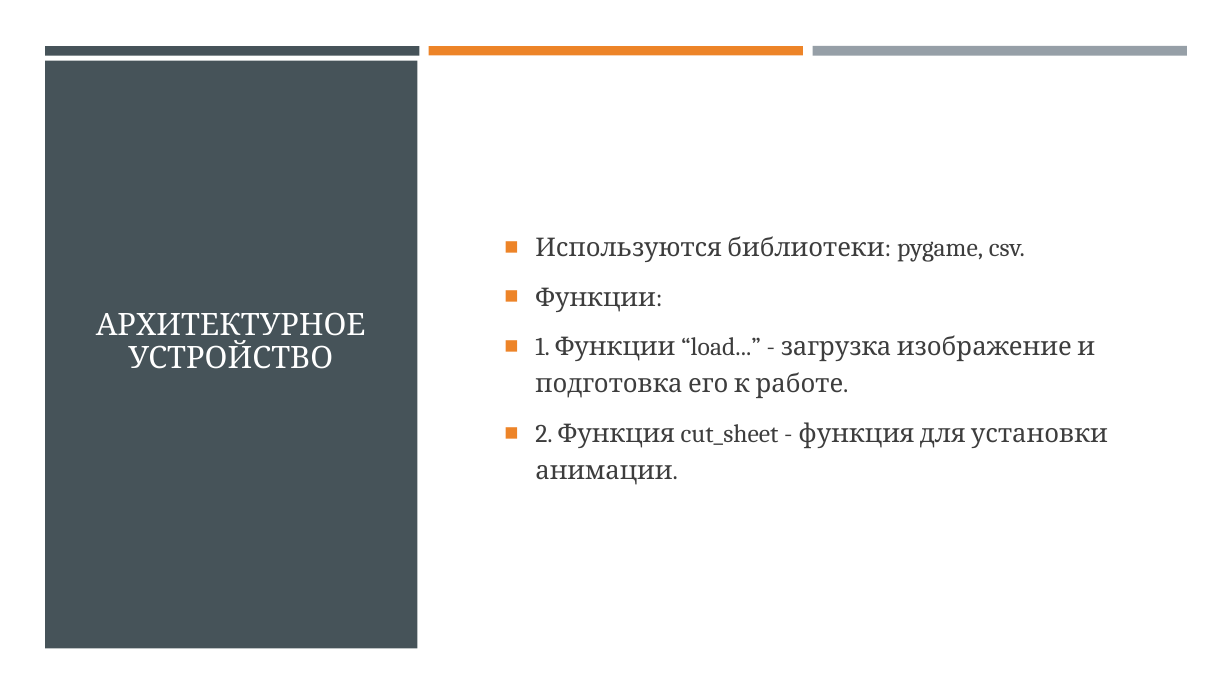
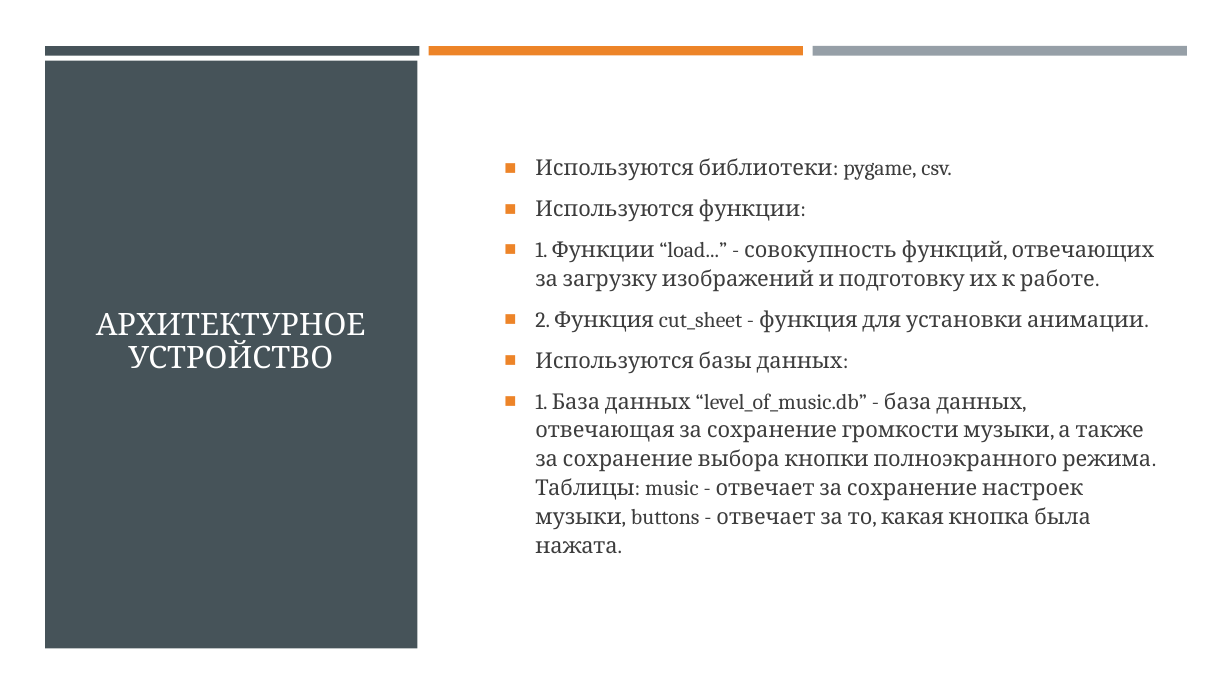
Before and after one commit to vitalybash/Overslept, a slide deck: slide 4 of documents/Презентация. Overslept.pptx. Drawn at 1232x693 pixels with LibreOffice and Linux fonts; fonts in the diff are those of the drawing. Boxes give left, top, right and bottom in pixels: in the first picture for what was removed or moved away, otherwise in the second. Text is boxed around its words. In the diff, an @@ line names an element or a change of style, - is before the commit and + after.

```diff
--- a/documents/Презентация. Overslept.pptx
+++ b/documents/Презентация. Overslept.pptx
@@ text at (535,158,1144,333): size 20 to 17 pt in "Используются библиотеки: pygame, csv.", "2. Функция cut_sheet - функция для установки ..."; line spacing 1.2 to 1.1 @@
@@ text at (535,199,1155,292): text changed; size 20 to 17 pt @@
-■ Функции:
-■ 1. Функции “load...” - загрузка изображение и подготовка его к работе.
+■ Используются функции:
+■ 1. Функции “load...” - совокупность функций, отвечающих за загрузку изображений и подготовку их к работе.
@@ text at (535,351,1151,553): paragraphs added @@
+■ Используются базы данных:
+■ 1. База данных “level_of_music.db” - база данных, отвечающая за сохранение громкости музыки, а также за сохранение выбора кнопки полноэкранного режима. Таблицы: music - отвечает за сохранение настроек музыки, buttons - отвечает за то, какая кнопка была нажата.
```
Also in this commit, not shown: 3 slides added, 1 other file.
